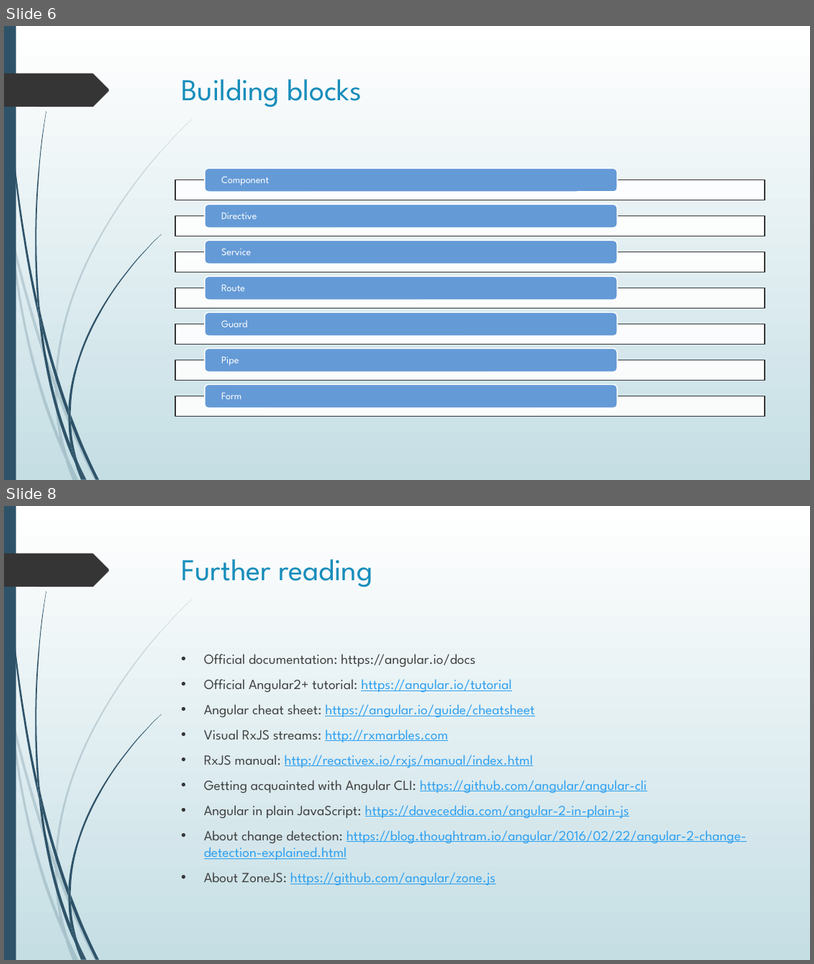
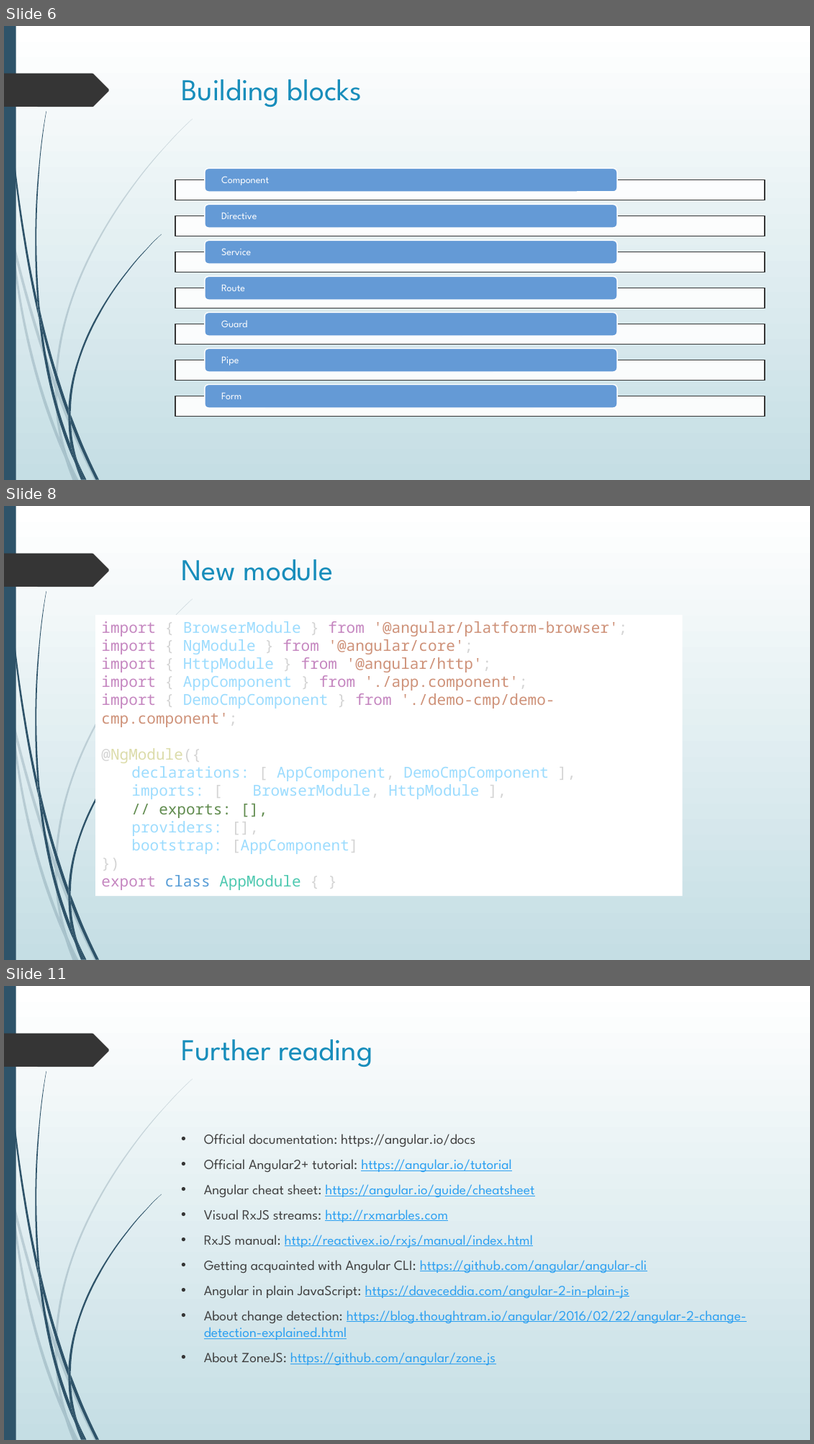
Before and after one commit to Mishurin/frontend-examples, a slide deck: angular/Angular.pptx. Shown one above the other, each under a label of ours: slides 6 and 8 before the commit, slides 6, 8 and 11 after it; the slides between them are not shown. The pictures are 814x964 and 814x1444 pixels, drawn with LibreOffice and Linux fonts; fonts in the diff are those of the drawing. Boxes give left, top, right and bottom in pixels: in the first picture for what was removed or moved away, otherwise in the second. Text is boxed around its words. In the diff, an @@ line names an element or a change of style, - is before the commit and + after.

```diff
--- a/angular/Angular.pptx
+++ b/angular/Angular.pptx
@@ slide 8 added at box(4, 506, 810, 960), background gradient #FFFFFF to #C5DEE5; not listed: 24 template elements that a slide beside it also shows @@
@@ title added at box(182, 559, 333, 581), 36 pt, text #178DBB @@
+New module
@@ rectangle added at box(96, 615, 684, 896), fill #FFFFFF, 18 pt, text #9CDCFE @@
+import { BrowserModule } from '@angular/platform-browser';
+import { NgModule } from '@angular/core';
+import { HttpModule } from '@angular/http';
+import { AppComponent } from './app.component';
+import { DemoCmpComponent } from './demo-cmp/demo-cmp.component';
+@NgModule({
+  declarations: [ AppComponent, DemoCmpComponent ],
+  imports: [ BrowserModule, HttpModule ],
+  // exports: [],
+  providers: [],
+  bootstrap: [AppComponent]
+})
+export class AppModule { }
@@ what was slide 8 is now slide 11 @@
```
Also in this commit, not shown: 1 slide changed, 2 other slides added, 12 other files.
